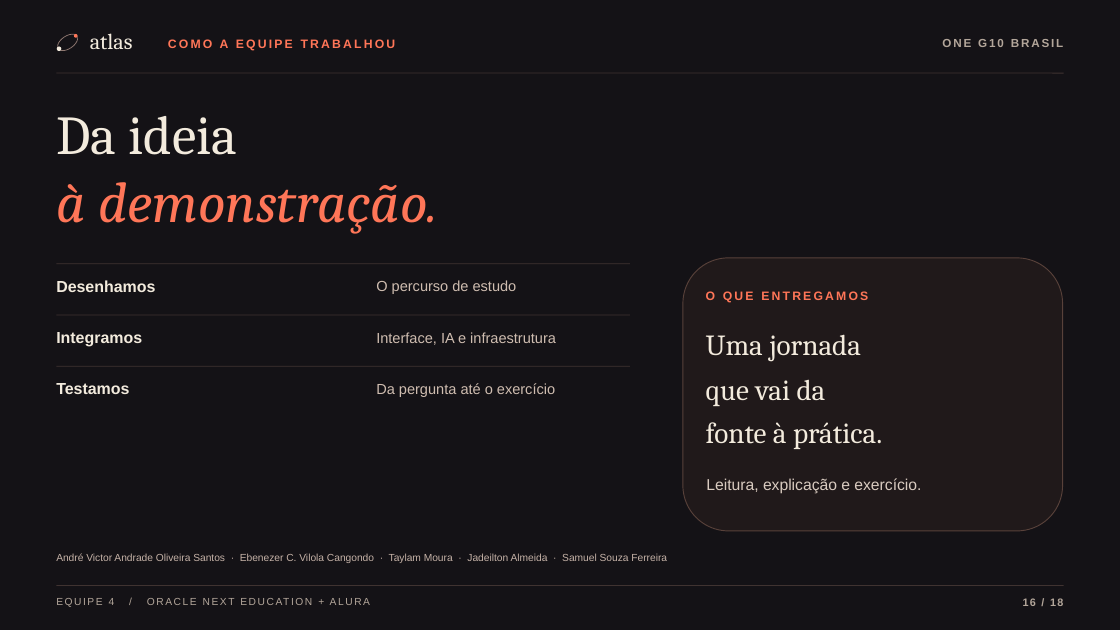
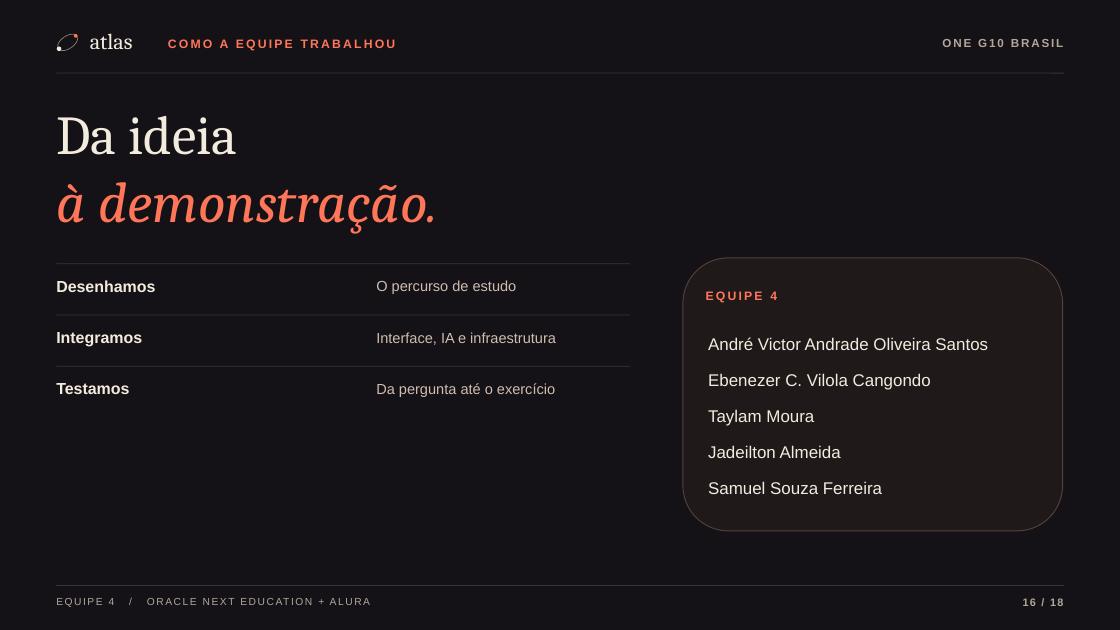
Before and after one commit to Oracle-hackatom-g10-team-4/Nova-mente-Solution, a slide deck: slide 16 of NovaMente-Atlas-Demo-Day-Estudo-e-Treinamento.pptx. Drawn at 1120x630 pixels with LibreOffice and Linux fonts; fonts in the diff are those of the drawing. Boxes give left, top, right and bottom in pixels: in the first picture for what was removed or moved away, otherwise in the second. Text is boxed around its words. In the diff, an @@ line names an element or a change of style, - is before the commit and + after.

```diff
--- a/NovaMente-Atlas-Demo-Day-Estudo-e-Treinamento.pptx
+++ b/NovaMente-Atlas-Demo-Day-Estudo-e-Treinamento.pptx
@@ text at [706, 291, 777, 303]: text changed @@
-O QUE ENTREGAMOS
+EQUIPE 4
@@ text removed at [706, 334, 861, 362] @@
-Uma jornada
@@ text added at [708, 337, 988, 350], 14.5 pt, text #F3EBDD @@
+André Victor Andrade Oliveira Santos
@@ text removed at [706, 379, 826, 406] @@
-que vai da
@@ text added at [708, 373, 931, 390], 14.5 pt, text #F3EBDD @@
+Ebenezer C. Vilola Cangondo
@@ text added at [708, 409, 814, 426], 14.5 pt, text #F3EBDD @@
+Taylam Moura
@@ text removed at [706, 422, 882, 449] @@
-fonte à prática.
@@ text added at [708, 445, 841, 458], 14.5 pt, text #F3EBDD @@
+Jadeilton Almeida
@@ text removed at [706, 478, 921, 494] @@
-Leitura, explicação e exercício.
@@ text added at [708, 481, 882, 494], 14.5 pt, text #F3EBDD @@
+Samuel Souza Ferreira
@@ text removed at [56, 553, 667, 563] @@
-André Victor Andrade Oliveira Santos · Ebenezer C. Vilola Cangondo · Taylam Moura · Jadeilton Almeida · Samuel Souza Ferreira
```
Also in this commit, not shown: 1 other slide changed.
